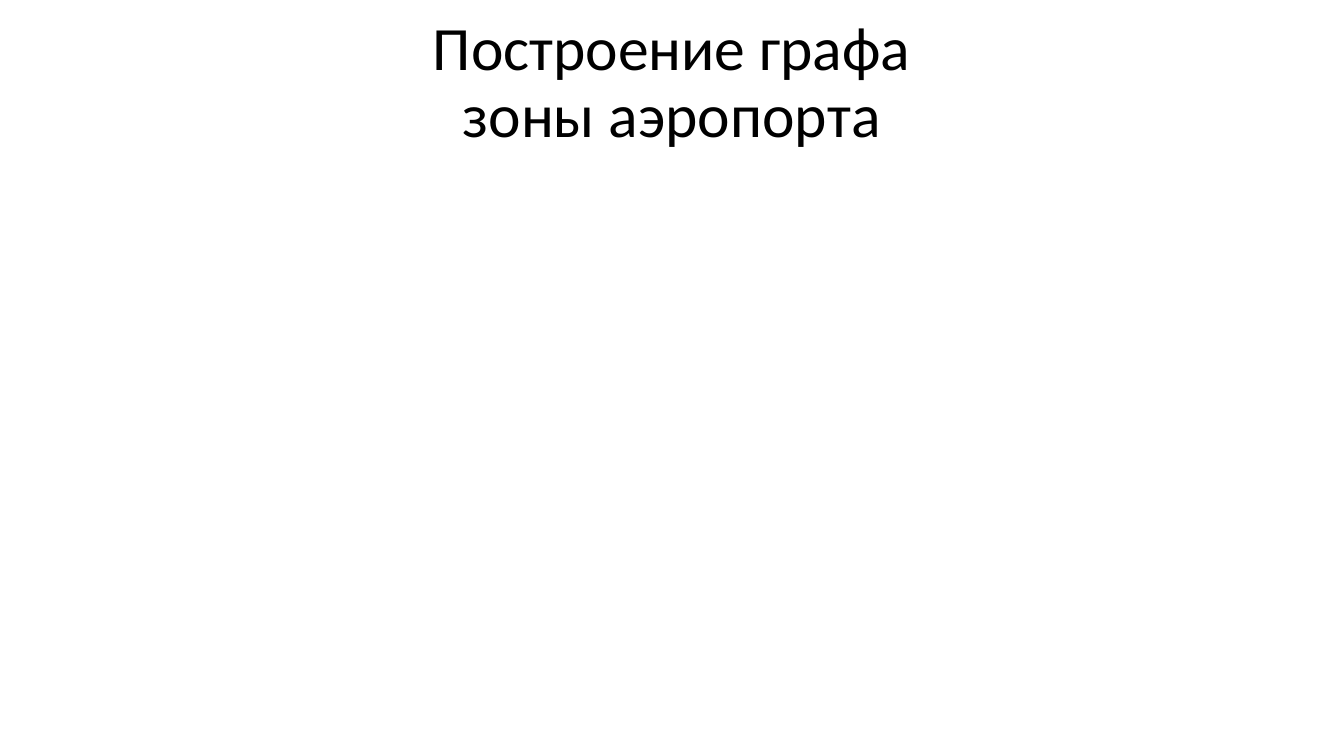
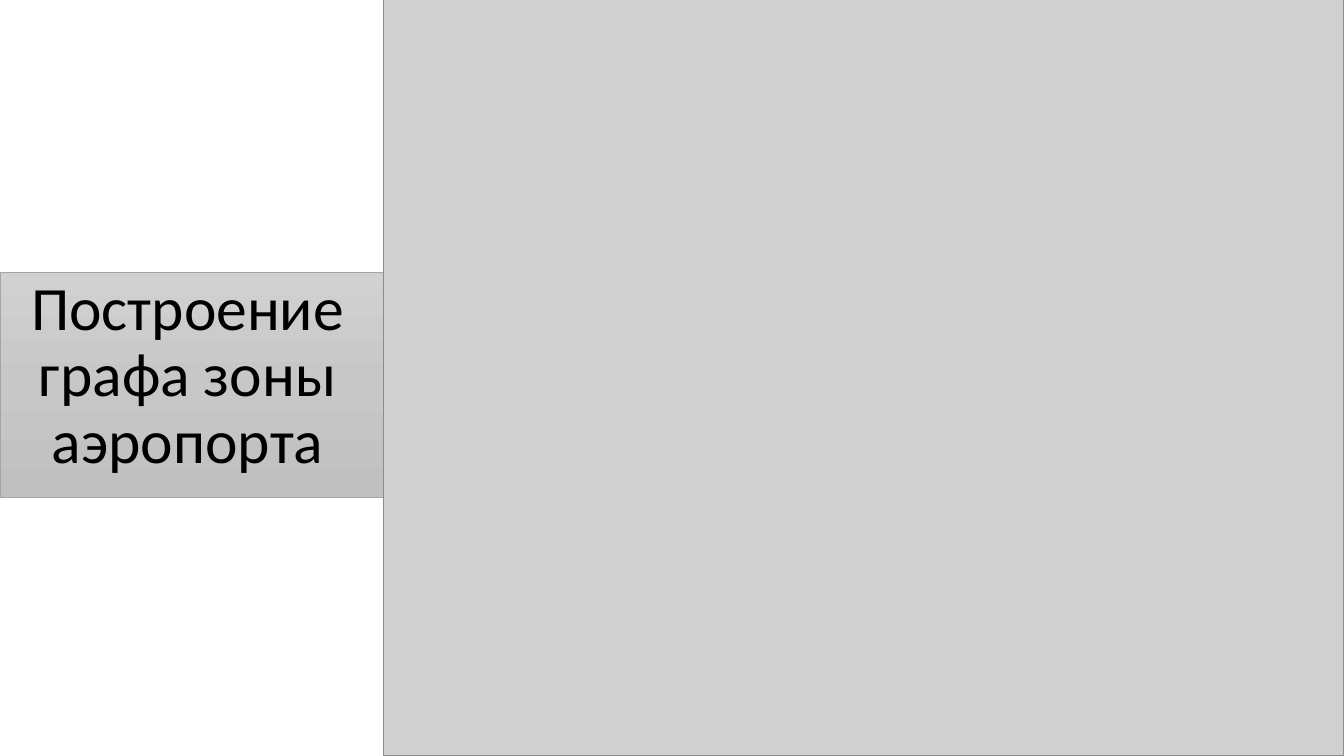
Before and after one commit to GooDgRaF/Bachelor_diplom, a slide deck: slide 12 of Диплом/Презентация ВКР.pptx. Drawn at 1344x756 pixels with LibreOffice and Linux fonts; fonts in the diff are those of the drawing; grey boxes stand for pictures; background and template pictures are left out. Boxes give left, top, right and bottom in pixels: in the first picture for what was removed or moved away, otherwise in the second. Text is boxed around its words. In the diff, an @@ line names an element or a change of style, - is before the commit and + after.

```diff
--- a/Диплом/Презентация ВКР.pptx
+++ b/Диплом/Презентация ВКР.pptx
@@ picture added at bbox=[383, 0, 1344, 756] @@
@@ rectangle added at bbox=[0, 272, 383, 497], fill gradient #D2D2D2 to #C8C8C8 to #C0C0C0, outline #A5A5A5 0.5 pt @@
@@ text "Построение графа зоны аэропорта" rewrapped from bbox=[433, 28, 910, 147] to bbox=[31, 290, 344, 473] @@
```
Also in this commit, not shown: 2 other slides changed, 3 slides added, 6 other files.
